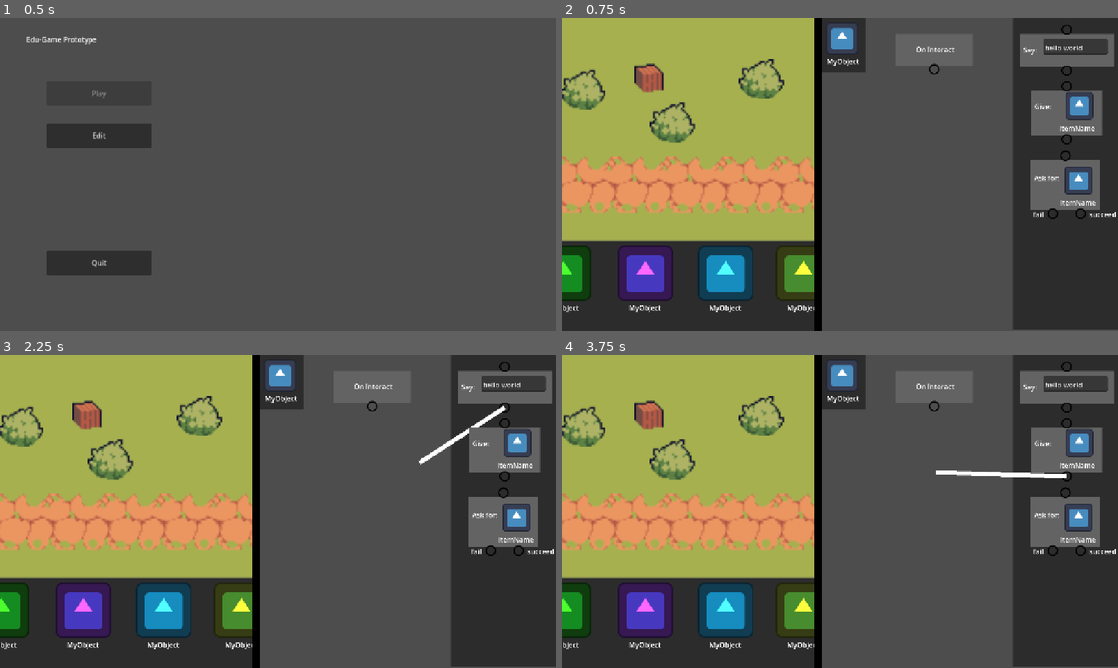
Above: before the commit, frames 1-4 (two rows, left to right).
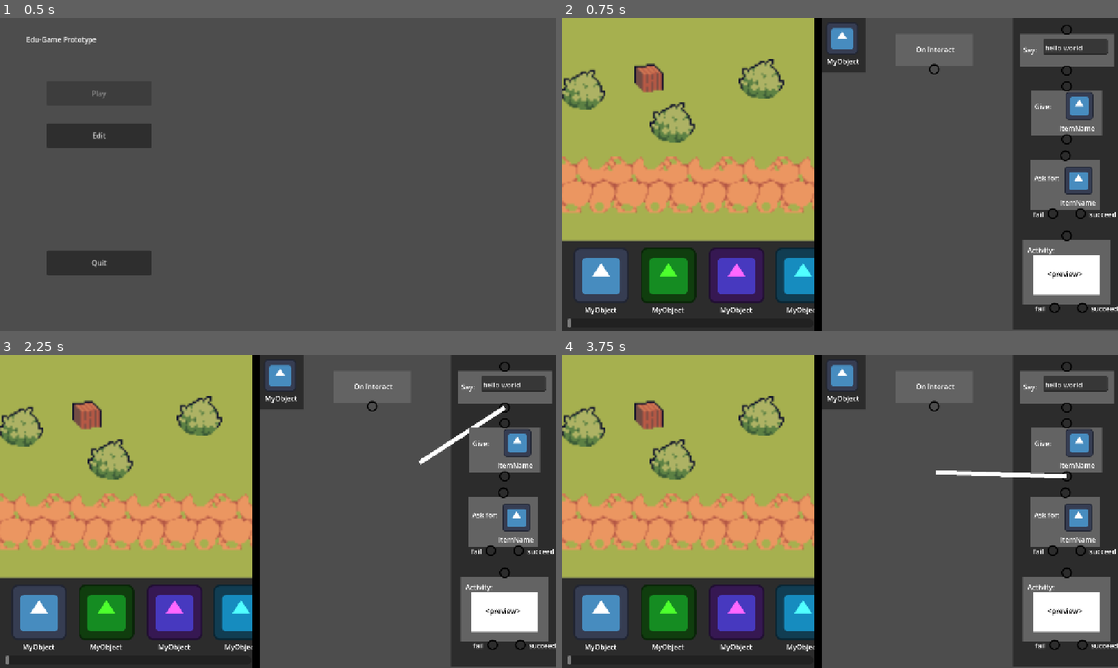
Above: after the commit, the same moments.

Repository: jsaur92/edamame
Game: Godot game, scene res://scenes/ui/main.tscn
Two runs of this game, one before a commit and one after it. Both use one fixed random seed, a clock stepped at 60 frames per second and the inputs below. The engine's default icon, where the game draws it, is replaced by a stand-in: a white triangle on a blue panel in a dark square.
Inputs (mouse positions are in pixels of both pictures, inside the frame that each line leads up to):
- Up to frame 1 (0.5 s): no input
- Up to frame 2 (0.75 s): click "Edit" at 0.5 s
- Up to frame 3 (2.25 s): tap Enter at 1.25 s; drag from (405, 511) to (333, 442) at 1.27 s; tap Space at 2 s; drag from (505, 408) to (250, 574) at 2.02 s
- Up to frame 4 (3.75 s): move the mouse to (1067, 367) at 2.77 s; press the mouse at (1067, 367) at 2.78 s; tap Middle mouse button (move_click) at 3.05 s; release the mouse at (1067, 367) at 3.5 s; tap Enter at 3.5 s; drag from (1067, 477) to (673, 464) at 3.52 s

Frame 1 is identical in both runs. In frame 2, 12% of the frame differs, in the area x 0-100%, y 68-99%; in frame 3, 12%; in frame 4, 12%.

Commit message:
add activities block

Diff:
--- a/scenes/ui/environment_view/environment_view.tscn
+++ b/scenes/ui/environment_view/environment_view.tscn
@@ -353,121 +353,130 @@
 render_target_update_mode = 4
 
 [node name="ObjectsDock" type="ColorRect" parent="SubViewportContainer2/SubViewport" unique_id=2137118776]
-anchors_preset = 7
-anchor_left = 0.5
+anchors_preset = 4
+anchor_top = 0.5
+anchor_bottom = 0.5
+offset_top = -110.0
+offset_right = 1280.5
+offset_bottom = 110.0
+grow_vertical = 2
+color = Color(0.17254902, 0.17254902, 0.17254902, 1)
+
+[node name="TextureRect" type="TextureRect" parent="SubViewportContainer2/SubViewport/ObjectsDock" unique_id=929575461]
+layout_mode = 0
+offset_left = 26.0
+offset_top = 23.0
+offset_right = 154.0
+offset_bottom = 151.0
+texture = ExtResource("1_vwjc4")
+expand_mode = 1
+
+[node name="RichTextLabel" type="RichTextLabel" parent="SubViewportContainer2/SubViewport/ObjectsDock/TextureRect" unique_id=728750901]
+layout_mode = 0
+offset_left = 26.0
+offset_top = 132.0
+offset_right = 112.0
+offset_bottom = 162.0
+text = "MyObject"
+
+[node name="TextureRect2" type="TextureRect" parent="SubViewportContainer2/SubViewport/ObjectsDock" unique_id=2031092851]
+self_modulate = Color(0.3019608, 1, 0.1764706, 1)
+layout_mode = 0
+offset_left = 181.0
+offset_top = 23.0
+offset_right = 309.0
+offset_bottom = 151.0
+texture = ExtResource("1_vwjc4")
+expand_mode = 1
+
+[node name="RichTextLabel" type="RichTextLabel" parent="SubViewportContainer2/SubViewport/ObjectsDock/TextureRect2" unique_id=1522969776]
+layout_mode = 0
+offset_left = 26.0
+offset_top = 132.0
+offset_right = 112.0
+offset_bottom = 162.0
+text = "MyObject"
+
+[node name="TextureRect3" type="TextureRect" parent="SubViewportContainer2/SubViewport/ObjectsDock" unique_id=493809347]
+self_modulate = Color(1, 0.40392157, 1, 1)
+layout_mode = 0
+offset_left = 338.0
+offset_top = 23.0
+offset_right = 466.0
+offset_bottom = 151.0
+texture = ExtResource("1_vwjc4")
+expand_mode = 1
+
+[node name="RichTextLabel" type="RichTextLabel" parent="SubViewportContainer2/SubViewport/ObjectsDock/TextureRect3" unique_id=464674696]
+layout_mode = 0
+offset_left = 26.0
+offset_top = 132.0
+offset_right = 112.0
+offset_bottom = 162.0
+text = "MyObject"
+
+[node name="TextureRect4" type="TextureRect" parent="SubViewportContainer2/SubViewport/ObjectsDock" unique_id=101513729]
+self_modulate = Color(0.31764707, 1, 1, 1)
+layout_mode = 0
+offset_left = 491.0
+offset_top = 23.0
+offset_right = 619.0
+offset_bottom = 151.0
+texture = ExtResource("1_vwjc4")
+expand_mode = 1
+
+[node name="RichTextLabel" type="RichTextLabel" parent="SubViewportContainer2/SubViewport/ObjectsDock/TextureRect4" unique_id=1388017669]
+layout_mode = 0
+offset_left = 26.0
+offset_top = 132.0
+offset_right = 112.0
+offset_bottom = 162.0
+text = "MyObject"
+
+[node name="TextureRect5" type="TextureRect" parent="SubViewportContainer2/SubViewport/ObjectsDock" unique_id=1925209643]
+self_modulate = Color(1, 1, 0.24313726, 1)
+layout_mode = 0
+offset_left = 644.0
+offset_top = 23.0
+offset_right = 772.0
+offset_bottom = 151.0
+texture = ExtResource("1_vwjc4")
+expand_mode = 1
+
+[node name="RichTextLabel" type="RichTextLabel" parent="SubViewportContainer2/SubViewport/ObjectsDock/TextureRect5" unique_id=554165272]
+layout_mode = 0
+offset_left = 26.0
+offset_top = 132.0
+offset_right = 112.0
+offset_bottom = 162.0
+text = "MyObject"
+
+[node name="TextureRect6" type="TextureRect" parent="SubViewportContainer2/SubViewport/ObjectsDock" unique_id=1279212406]
+self_modulate = Color(1, 0.21176471, 0.34901962, 1)
+layout_mode = 0
+offset_left = 799.0
+offset_top = 23.0
+offset_right = 927.0
+offset_bottom = 151.0
+texture = ExtResource("1_vwjc4")
+expand_mode = 1
+
+[node name="RichTextLabel" type="RichTextLabel" parent="SubViewportContainer2/SubViewport/ObjectsDock/TextureRect6" unique_id=255055523]
+layout_mode = 0
+offset_left = 26.0
+offset_top = 132.0
+offset_right = 112.0
+offset_bottom = 162.0
+text = "MyObject"
+
+[node name="HScrollBar" type="HScrollBar" parent="SubViewportContainer2/SubViewport" unique_id=1588679432]
+anchors_preset = 12
 anchor_top = 1.0
-anchor_right = 0.5
+anchor_right = 1.0
 anchor_bottom = 1.0
-offset_left = -641.0
-offset_top = -220.0
-offset_right = 639.5
+offset_left = 13.0
+offset_top = -28.0
+offset_right = -13.0
+offset_bottom = -8.0
 grow_horizontal = 2
 grow_vertical = 0
-color = Color(0.17254902, 0.17254902, 0.17254902, 1)
-
-[node name="TextureRect" type="TextureRect" parent="SubViewportContainer2/SubViewport/ObjectsDock" unique_id=929575461]
-layout_mode = 0
-offset_left = 101.0
-offset_top = 23.0
-offset_right = 229.0
-offset_bottom = 151.0
-texture = ExtResource("1_vwjc4")
-expand_mode = 1
-
-[node name="RichTextLabel" type="RichTextLabel" parent="SubViewportContainer2/SubViewport/ObjectsDock/TextureRect" unique_id=728750901]
-layout_mode = 0
-offset_left = 26.0
-offset_top = 132.0
-offset_right = 112.0
-offset_bottom = 162.0
-text = "MyObject"
-
-[node name="TextureRect2" type="TextureRect" parent="SubViewportContainer2/SubViewport/ObjectsDock" unique_id=2031092851]
-self_modulate = Color(0.3019608, 1, 0.1764706, 1)
-layout_mode = 0
-offset_left = 284.0
-offset_top = 23.0
-offset_right = 412.0
-offset_bottom = 151.0
-texture = ExtResource("1_vwjc4")
-expand_mode = 1
-
-[node name="RichTextLabel" type="RichTextLabel" parent="SubViewportContainer2/SubViewport/ObjectsDock/TextureRect2" unique_id=1522969776]
-layout_mode = 0
-offset_left = 26.0
-offset_top = 132.0
-offset_right = 112.0
-offset_bottom = 162.0
-text = "MyObject"
-
-[node name="TextureRect3" type="TextureRect" parent="SubViewportContainer2/SubViewport/ObjectsDock" unique_id=493809347]
-self_modulate = Color(1, 0.40392157, 1, 1)
-layout_mode = 0
-offset_left = 473.0
-offset_top = 23.0
-offset_right = 601.0
-offset_bottom = 151.0
-texture = ExtResource("1_vwjc4")
-expand_mode = 1
-
-[node name="RichTextLabel" type="RichTextLabel" parent="SubViewportContainer2/SubViewport/ObjectsDock/TextureRect3" unique_id=464674696]
-layout_mode = 0
-offset_left = 26.0
-offset_top = 132.0
-offset_right = 112.0
-offset_bottom = 162.0
-text = "MyObject"
-
-[node name="TextureRect4" type="TextureRect" parent="SubViewportContainer2/SubViewport/ObjectsDock" unique_id=101513729]
-self_modulate = Color(0.31764707, 1, 1, 1)
-layout_mode = 0
-offset_left = 658.0
-offset_top = 23.0
-offset_right = 786.0
-offset_bottom = 151.0
-texture = ExtResource("1_vwjc4")
-expand_mode = 1
-
-[node name="RichTextLabel" type="RichTextLabel" parent="SubViewportContainer2/SubViewport/ObjectsDock/TextureRect4" unique_id=1388017669]
-layout_mode = 0
-offset_left = 26.0
-offset_top = 132.0
-offset_right = 112.0
-offset_bottom = 162.0
-text = "MyObject"
-
-[node name="TextureRect5" type="TextureRect" parent="SubViewportContainer2/SubViewport/ObjectsDock" unique_id=1925209643]
-self_modulate = Color(1, 1, 0.24313726, 1)
-layout_mode = 0
-offset_left = 837.0
-offset_top = 23.0
-offset_right = 965.0
-offset_bottom = 151.0
-texture = ExtResource("1_vwjc4")
-expand_mode = 1
-
-[node name="RichTextLabel" type="RichTextLabel" parent="SubViewportContainer2/SubViewport/ObjectsDock/TextureRect5" unique_id=554165272]
-layout_mode = 0
-offset_left = 26.0
-offset_top = 132.0
-offset_right = 112.0
-offset_bottom = 162.0
-text = "MyObject"
-
-[node name="TextureRect6" type="TextureRect" parent="SubViewportContainer2/SubViewport/ObjectsDock" unique_id=1279212406]
-self_modulate = Color(1, 0.21176471, 0.34901962, 1)
-layout_mode = 0
-offset_left = 1007.0
-offset_top = 23.0
-offset_right = 1135.0
-offset_bottom = 151.0
-texture = ExtResource("1_vwjc4")
-expand_mode = 1
-
-[node name="RichTextLabel" type="RichTextLabel" parent="SubViewportContainer2/SubViewport/ObjectsDock/TextureRect6" unique_id=255055523]
-layout_mode = 0
-offset_left = 26.0
-offset_top = 132.0
-offset_right = 112.0
-offset_bottom = 162.0
-text = "MyObject"
--- a/scenes/ui/logic_view/click_handler.gd
+++ b/scenes/ui/logic_view/click_handler.gd
@@ -6,4 +6,3 @@
 func _on_gui_input(event: InputEvent) -> void:
 	if event is InputEventMouseMotion and Input.is_action_pressed("move_click"):
 		movable_node.position += event.relative
-		print("hi")
--- /dev/null
+++ b/scenes/ui/logic_view/command_blocks/activity_command.tscn
@@ -0,0 +1,135 @@
+[gd_scene format=3 uid="uid://cv6mndt7rnx12"]
+
+[ext_resource type="Script" uid="uid://bcrqq13dpclqb" path="res://scenes/ui/logic_view/command_blocks/command_block_base.gd" id="1_1sxil"]
+[ext_resource type="PackedScene" uid="uid://bxnoguk0aa3tc" path="res://scenes/ui/logic_view/command_blocks/command_hook.tscn" id="2_1qipw"]
+
+[node name="GiveCommand" type="Control" unique_id=1592696003]
+layout_mode = 3
+anchor_top = 0.023148147
+anchor_right = 0.15900001
+anchor_bottom = 0.16100001
+offset_right = 0.47998047
+offset_bottom = 0.07998657
+grow_vertical = 2
+script = ExtResource("1_1sxil")
+
+[node name="ColorRect" type="ColorRect" parent="." unique_id=1448904342]
+layout_mode = 1
+anchors_preset = 15
+anchor_right = 1.0
+anchor_bottom = 1.0
+offset_top = -15.0
+offset_bottom = 25.0
+grow_horizontal = 2
+grow_vertical = 2
+color = Color(0.3882353, 0.3882353, 0.3882353, 1)
+
+[node name="RichTextLabel" type="RichTextLabel" parent="." unique_id=1784832106]
+layout_mode = 0
+offset_left = 11.0
+offset_top = -3.666666
+offset_right = 83.0
+offset_bottom = 22.333334
+mouse_filter = 2
+text = "Activity:"
+
+[node name="Circle2" parent="." unique_id=1922553221 instance=ExtResource("2_1qipw")]
+layout_mode = 1
+anchors_preset = 5
+anchor_left = 0.5
+anchor_right = 0.5
+offset_left = -12.0
+offset_top = -37.0
+offset_right = 12.0
+offset_bottom = -13.0
+grow_horizontal = 2
+
+[node name="ColorRect2" type="ColorRect" parent="." unique_id=1197231536]
+layout_mode = 1
+anchors_preset = 15
+anchor_right = 1.0
+anchor_bottom = 1.0
+offset_left = 25.0
+offset_top = 20.333334
+offset_right = -25.0
+offset_bottom = 4.0
+grow_horizontal = 2
+grow_vertical = 2
+
+[node name="RichTextLabel" type="RichTextLabel" parent="ColorRect2" unique_id=1606500024]
+layout_mode = 1
+anchors_preset = 8
+anchor_left = 0.5
+anchor_top = 0.5
+anchor_right = 0.5
+anchor_bottom = 0.5
+offset_left = -44.0
+offset_top = -14.5
+offset_right = 58.0
+offset_bottom = 16.5
+grow_horizontal = 2
+grow_vertical = 2
+theme_override_colors/default_color = Color(0, 0, 0, 1)
+text = "<preview>"
+
+[node name="Circle" parent="." unique_id=1270527180 instance=ExtResource("2_1qipw")]
+layout_mode = 1
+anchors_preset = 7
+anchor_left = 0.5
+anchor_top = 1.0
+anchor_right = 0.5
+anchor_bottom = 1.0
+offset_left = -40.5
+offset_top = 22.0
+offset_right = -16.5
+offset_bottom = 46.0
+grow_horizontal = 2
+grow_vertical = 0
+
+[node name="Circle3" parent="." unique_id=836760034 instance=ExtResource("2_1qipw")]
+layout_mode = 1
+anchors_preset = 7
+anchor_left = 0.5
+anchor_top = 1.0
+anchor_right = 0.5
+anchor_bottom = 1.0
+offset_left = 23.5
+offset_top = 22.0
+offset_right = 47.5
+offset_bottom = 46.0
+grow_horizontal = 2
+grow_vertical = 0
+
+[node name="RichTextLabel3" type="RichTextLabel" parent="." unique_id=1241830555]
+layout_mode = 1
+anchors_preset = 7
+anchor_left = 0.5
+anchor_top = 1.0
+anchor_right = 0.5
+anchor_bottom = 1.0
+offset_left = -73.5
+offset_top = 24.0
+offset_right = -42.5
+offset_bottom = 50.0
+grow_horizontal = 2
+grow_vertical = 0
+mouse_filter = 2
+text = "fail"
+
+[node name="RichTextLabel4" type="RichTextLabel" parent="." unique_id=336679774]
+layout_mode = 1
+anchors_preset = 7
+anchor_left = 0.5
+anchor_top = 1.0
+anchor_right = 0.5
+anchor_bottom = 1.0
+offset_left = 55.5
+offset_top = 24.0
+offset_right = 128.5
+offset_bottom = 50.0
+grow_horizontal = 2
+grow_vertical = 0
+mouse_filter = 2
+text = "succeed"
+
+[connection signal="gui_input" from="ColorRect" to="." method="_on_color_rect_gui_input"]
--- a/scenes/ui/logic_view/logic_view.tscn
+++ b/scenes/ui/logic_view/logic_view.tscn
@@ -6,6 +6,7 @@
 [ext_resource type="PackedScene" uid="uid://2bm4lc13kw6t" path="res://scenes/ui/logic_view/command_blocks/give_command.tscn" id="2_lj78r"]
 [ext_resource type="PackedScene" uid="uid://ddx2lhsbmnskt" path="res://scenes/ui/logic_view/command_blocks/take_command.tscn" id="3_donus"]
 [ext_resource type="Script" uid="uid://bdu7m283q2hgy" path="res://scenes/ui/logic_view/click_handler.gd" id="6_gw1ir"]
+[ext_resource type="PackedScene" uid="uid://cv6mndt7rnx12" path="res://scenes/ui/logic_view/command_blocks/activity_command.tscn" id="6_oy65y"]
 [ext_resource type="PackedScene" uid="uid://bds0o658xtpum" path="res://scenes/ui/logic_view/command_blocks/start_command.tscn" id="7_4gj2p"]
 
 [node name="LogicView" type="Control" unique_id=1523814643]
@@ -101,6 +102,14 @@
 grow_vertical = 1
 duplicator = true
 
+[node name="GiveCommand2" parent="SubViewportContainer/SubViewport/CommandDock" unique_id=46744614 instance=ExtResource("6_oy65y")]
+layout_mode = 1
+offset_left = 23.0
+offset_top = 511.33334
+offset_right = 186.522
+offset_bottom = 519.07996
+duplicator = true
+
 [node name="IconPanel" type="ColorRect" parent="SubViewportContainer/SubViewport" unique_id=403349680]
 z_index = 1000
 anchors_preset = -1
